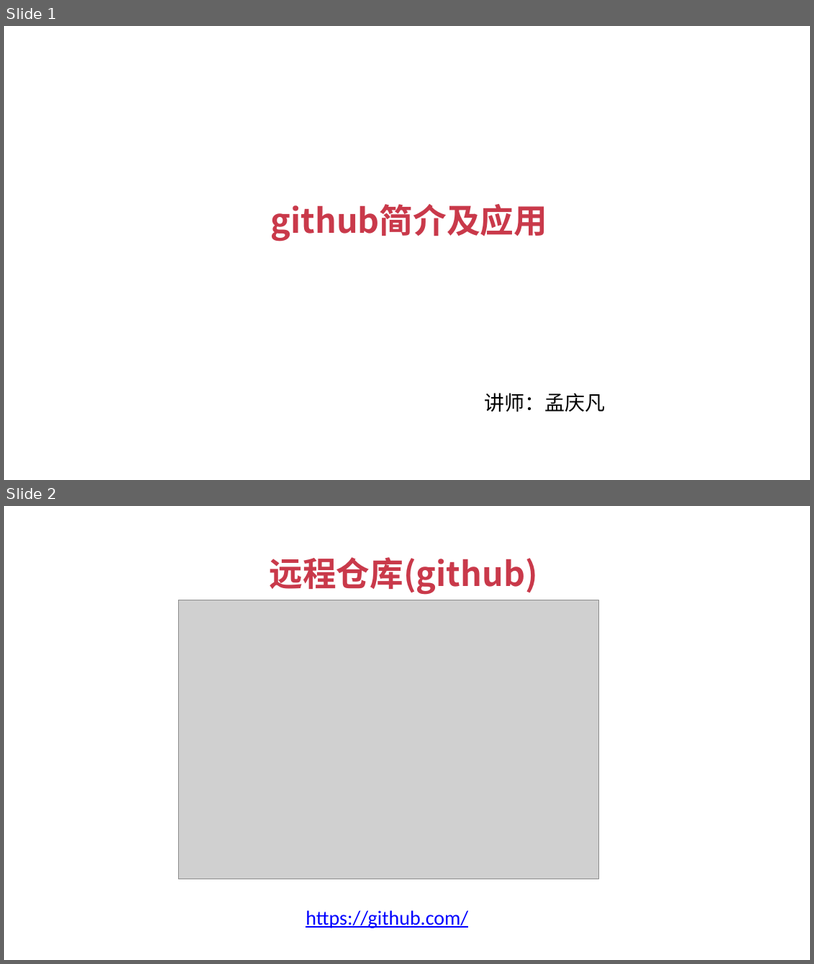
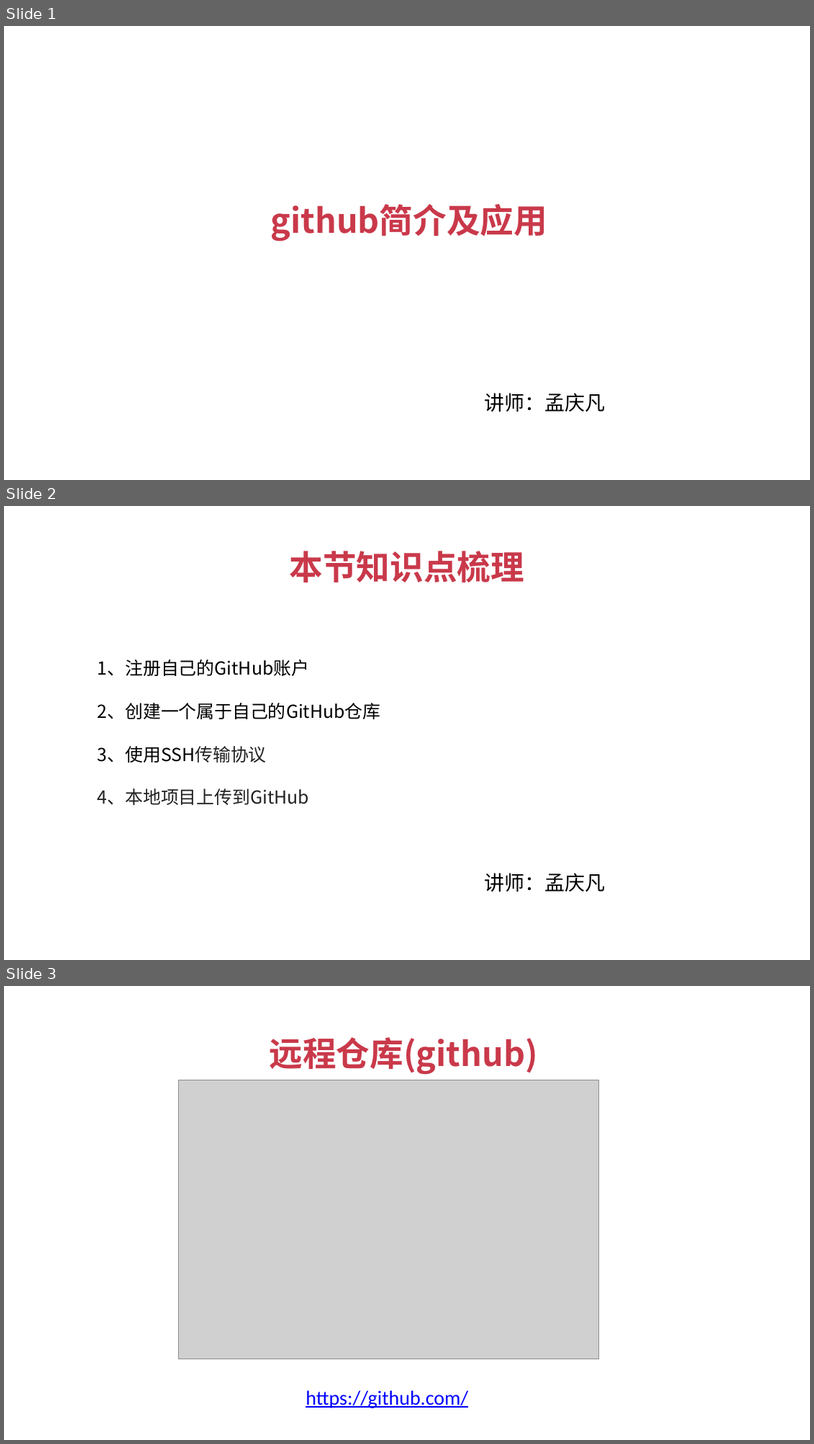
Before and after one commit to JSFFZL/Courseware-PPT, a slide deck: github.pptx. Shown one above the other, each under a label of ours: slides 1 and 2 before the commit, slides 1, 2 and 3 after it. The pictures are 814x964 and 814x1444 pixels, drawn with LibreOffice and Linux fonts; fonts in the diff are those of the drawing; grey boxes stand for pictures; background and template pictures are left out. Boxes give left, top, right and bottom in pixels: in the first picture for what was removed or moved away, otherwise in the second. Text is boxed around its words. In the diff, an @@ line names an element or a change of style, - is before the commit and + after.

```diff
--- a/github.pptx
+++ b/github.pptx
@@ slide 2 added at (4, 506, 810, 960), background #FFFFFF @@
@@ text added at (290, 551, 525, 582), 30 pt, text #C9394A, bold @@
+本节知识点梳理
@@ text added at (98, 659, 381, 805), 16 pt, text #000000 @@
+1、注册自己的GitHub账户
+2、创建一个属于自己的GitHub仓库
+3、使用SSH传输协议
+4、本地项目上传到GitHub
@@ text added at (485, 872, 606, 892), 18 pt, text #000000 @@
+讲师：孟庆凡
@@ what was slide 2 is now slide 3 @@
```
Also in this commit, not shown: 4 slides changed, 1 other slide added, 1 slide removed, 2 other files.
